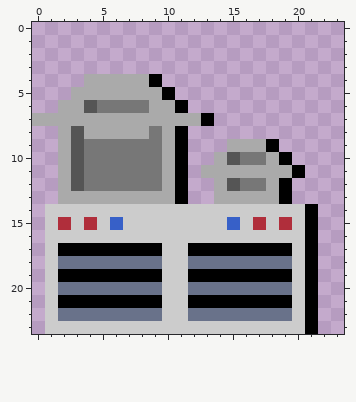
Two states of a pixel-art file, assets/icons/angelus2010/Rooms/ang-kitchen-small.aseprite. This is how it looked before the edit.
24x24 pixels, 1 frame. The old version is drawn lined up with the new one.
And afterwards:
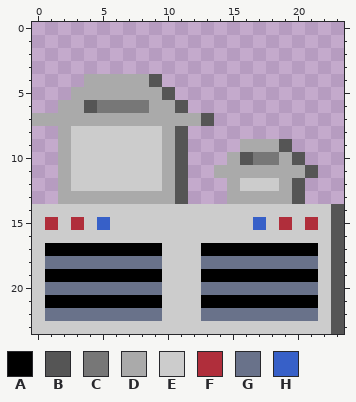
Palette (. is transparent): A #000000  B #555555  C #777777  D #aaaaaa  E #cccccc  F #b02e3b  G #69728a  H #3760c8
Edits made:
whole drawing moved by -1,+2 (the old picture is shown already moved)
@@ x 0..23 @@
  3 ........................
- 4 ....DDDDDA..............
- 5 ...DDDDDDDA.............
- 6 ..DDBCCCCDDA............
- 7 DDDDDDDDDDDDDA..........
- 8 ..DBDDDDDCDA............
- 9 ..DBCCCCCCDA...DDDA.....
-10 ..DBCCCCCCDA..DBCCDA....
-11 ..DBCCCCCCDA.DDDDDDDA...
-12 ..DBCCCCCCDA..DBCCDA....
-13 ..DDDDDDDDDA..DDDDDA....
-14 .EEEEEEEEEEEEEEEEEEEEA..
-15 .EFEFEHEEEEEEEEHEFEFEA..
-16 .EEEEEEEEEEEEEEEEEEEEA..
-17 .EAAAAAAAAEEAAAAAAAAEA..
-18 .EGGGGGGGGEEGGGGGGGGEA..
-19 .EAAAAAAAAEEAAAAAAAAEA..
-20 .EGGGGGGGGEEGGGGGGGGEA..
-21 .EAAAAAAAAEEAAAAAAAAEA..
-22 .EGGGGGGGGEEGGGGGGGGEA..
-23 .EEEEEEEEEEEEEEEEEEEEA..
+ 4 ....DDDDDB..............
+ 5 ...DDDDDDDB.............
+ 6 ..DDBCCCCDDB............
+ 7 DDDDDDDDDDDDDB..........
+ 8 ..DEEEEEEEDB............
+ 9 ..DEEEEEEEDB....DDDB....
+10 ..DEEEEEEEDB...DBCCDB...
+11 ..DEEEEEEEDB..DDDDDDDB..
+12 ..DEEEEEEEDB...DEEEDB...
+13 ..DDDDDDDDDB...DDDDDB...
+14 EEEEEEEEEEEEEEEEEEEEEEEB
+15 EFEFEHEEEEEEEEEEEHEFEFEB
+16 EEEEEEEEEEEEEEEEEEEEEEEB
+17 EAAAAAAAAAEEEAAAAAAAAAEB
+18 EGGGGGGGGGEEEGGGGGGGGGEB
+19 EAAAAAAAAAEEEAAAAAAAAAEB
+20 EGGGGGGGGGEEEGGGGGGGGGEB
+21 EAAAAAAAAAEEEAAAAAAAAAEB
+22 EGGGGGGGGGEEEGGGGGGGGGEB
+23 EEEEEEEEEEEEEEEEEEEEEEEB
